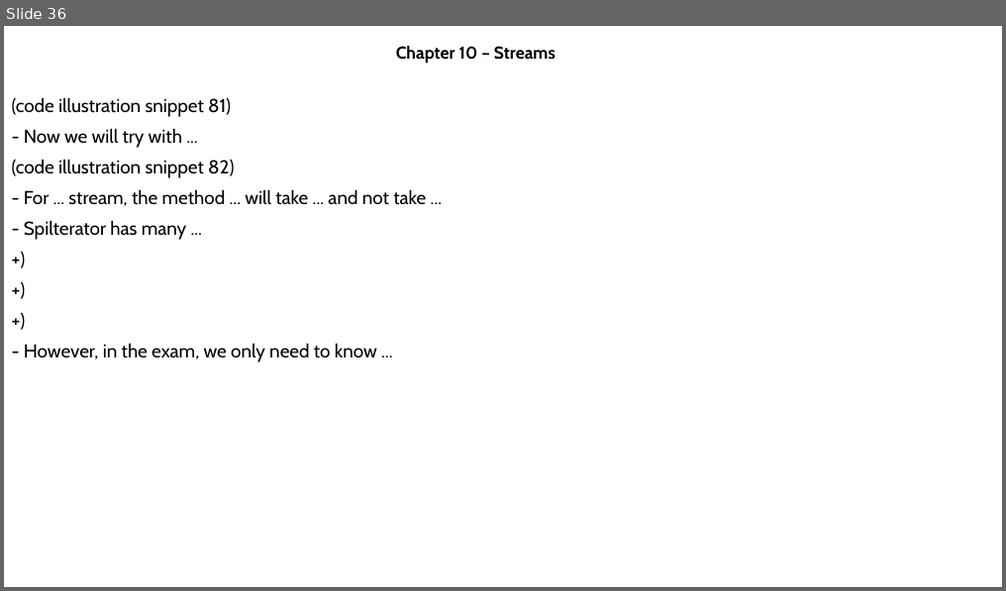
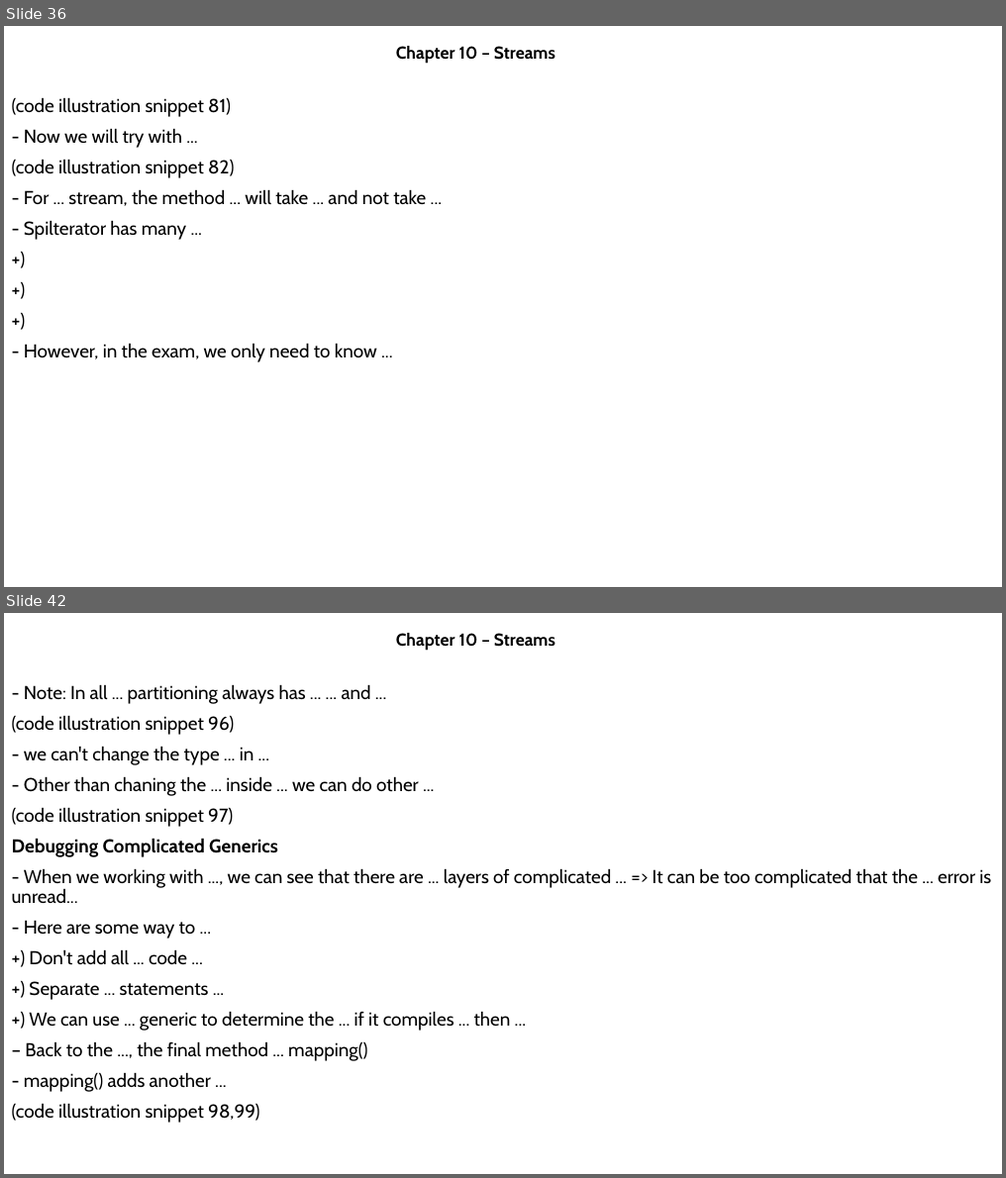
Before and after one commit to MaiDinhVinh/CS-Java, a slide deck: OCP17/Chapter 10 - Streams.pptx. Shown one above the other, each under a label of ours: slide 36 before the commit, slides 36 and 42 after it; the slides between them are not shown. The pictures are 1006x591 and 1006x1178 pixels, drawn with LibreOffice and Linux fonts; fonts in the diff are those of the drawing. Boxes give left, top, right and bottom in pixels: in the first picture for what was removed or moved away, otherwise in the second. Text is boxed around its words. In the diff, an @@ line names an element or a change of style, - is before the commit and + after.

```diff
--- a/OCP17/Chapter 10 - Streams.pptx
+++ b/OCP17/Chapter 10 - Streams.pptx
@@ slide 42 added at [4, 613, 1002, 1174], background #FFFFFF @@
@@ subtitle added at [396, 633, 555, 651], 16.6 pt, text #000000, bold @@
+Chapter 10 – Streams
@@ text added at [12, 684, 991, 1123], 18 pt, text #000000 @@
+- Note: In all ... partitioning always has ... ... and ...
+(code illustration snippet 96)
+- we can't change the type ... in ...
+- Other than chaning the ... inside ... we can do other ...
+(code illustration snippet 97)
+Debugging Complicated Generics
+- When we working with ..., we can see that there are ... layers of complicated ... => It can be too complicated that the ... error is unread...
+- Here are some way to ...
++) Don't add all ... code ...
++) Separate ... statements ...
++) We can use ... generic to determine the ... if it compiles ... then ...
+– Back to the ..., the final method ... mapping()
+- mapping() adds another ...
+(code illustration snippet 98,99)
```
Also in this commit, not shown: 6 other slides added.
